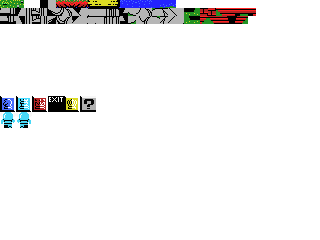
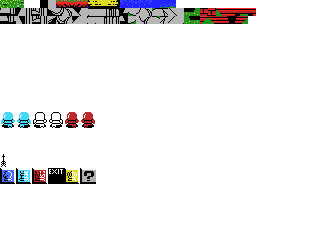
The second 320px x 240px image is a revision of the first. Changes to its layers:
painted on "Tiles" over [0, 96, 96, 184]
